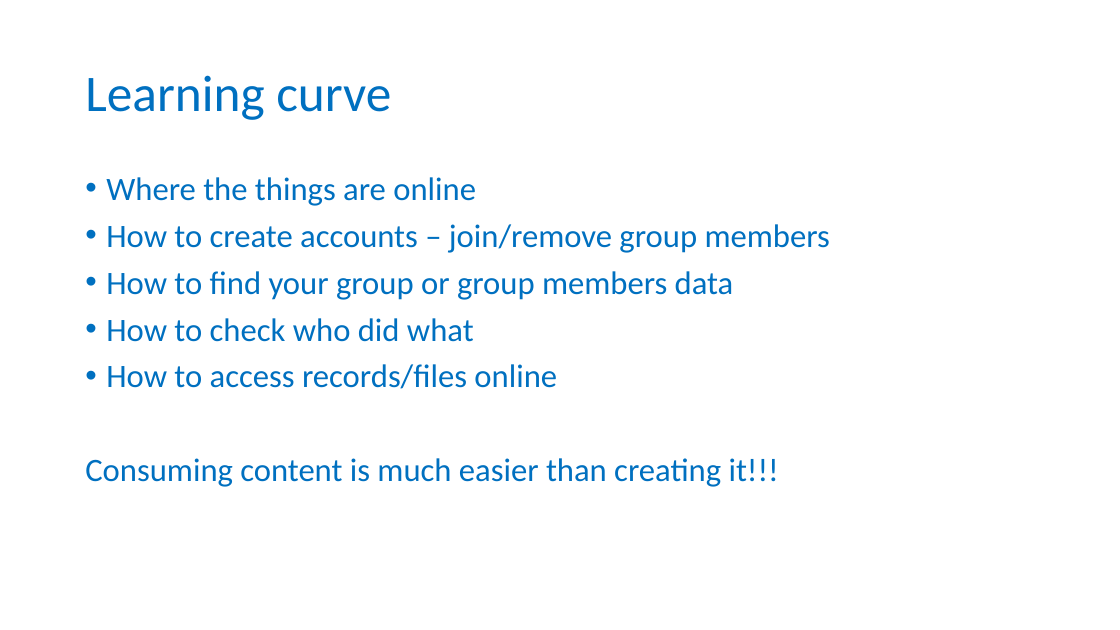
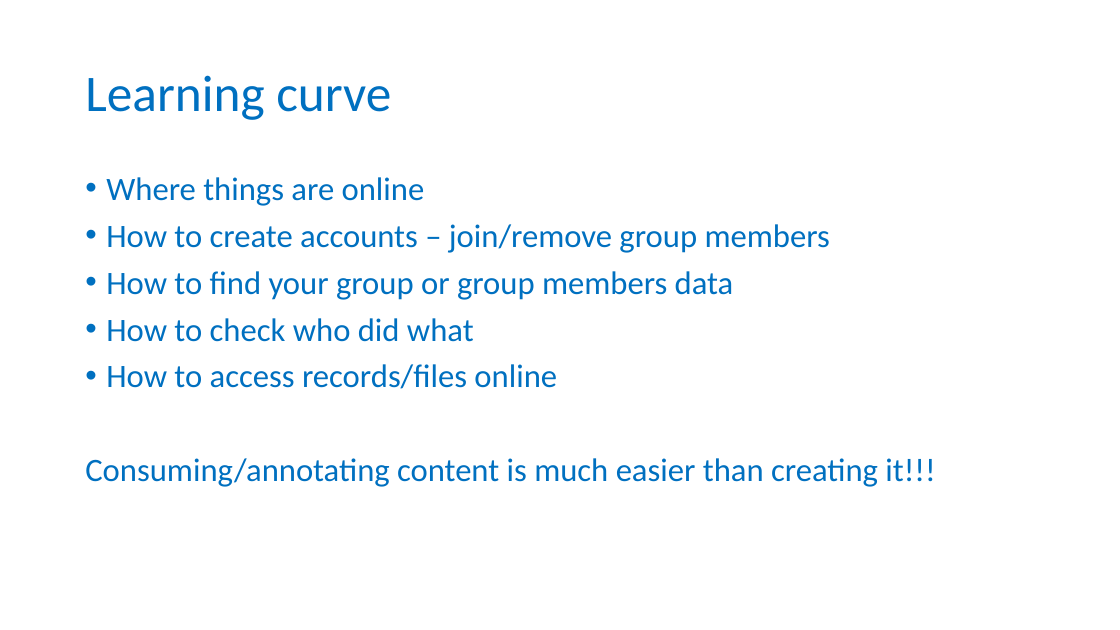
Before and after one commit to carpentries-incubator/fair-for-leaders, a slide deck: slide 13 of instructors/03-Tools_for_overlords.pptx (slide 12 before the commit). Drawn at 1120x630 pixels with LibreOffice and Linux fonts; fonts in the diff are those of the drawing; background and template pictures are left out. Boxes give left, top, right and bottom in pixels: in the first picture for what was removed or moved away, otherwise in the second. Text is boxed around its words. In the diff, an @@ line names an element or a change of style, - is before the commit and + after.

```diff
--- a/instructors/03-Tools_for_overlords.pptx
+++ b/instructors/03-Tools_for_overlords.pptx
@@ text at (106, 177, 425, 206): text changed @@
-• Where the things are online
+• Where things are online
@@ text at (85, 458, 935, 487): text changed @@
-Consuming content is much easier than creating it!!!
+Consuming/annotating content is much easier than creating it!!!
```
Also in this commit, not shown: 2 other slides changed, 1 slide added, 4 other files.
